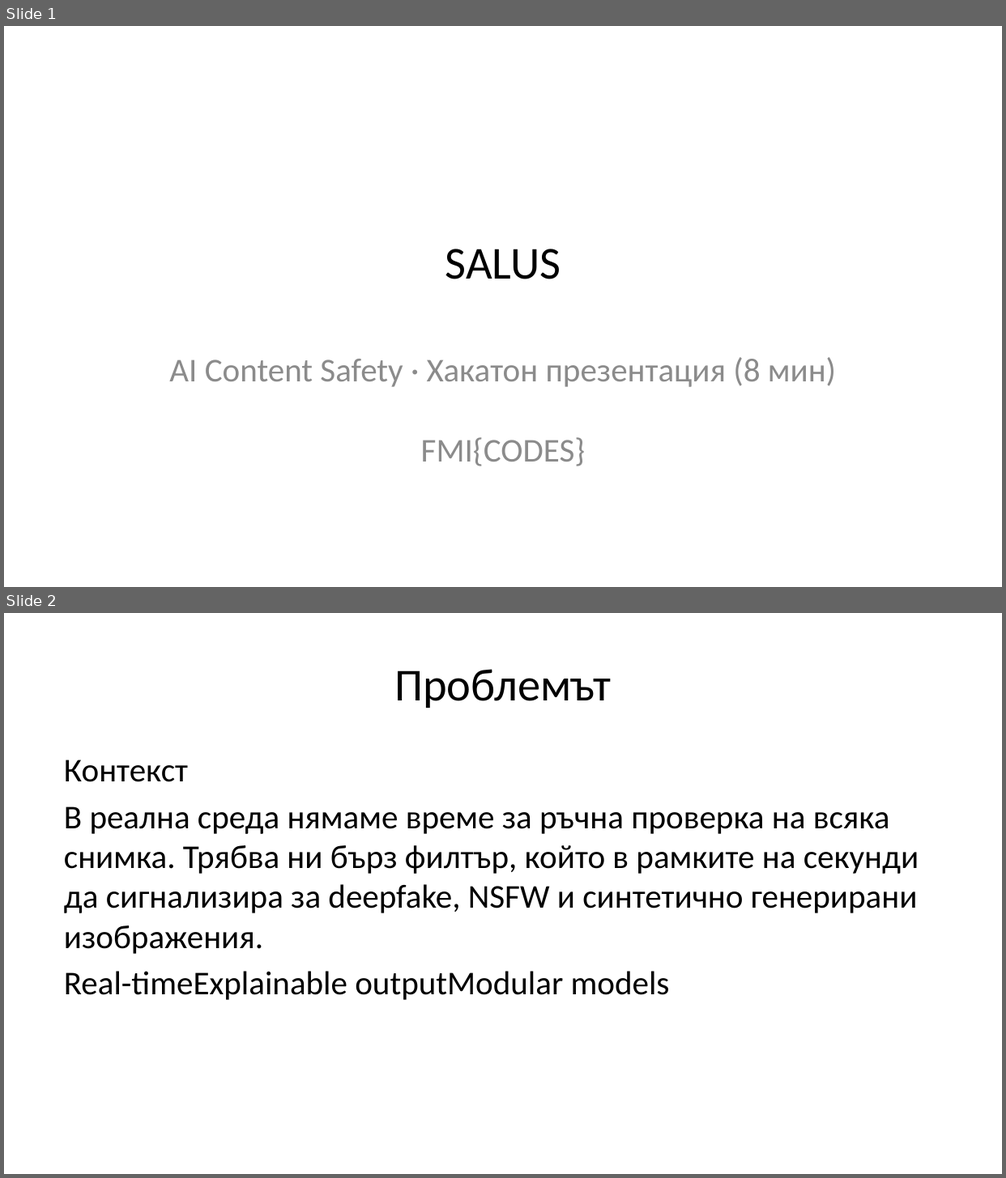
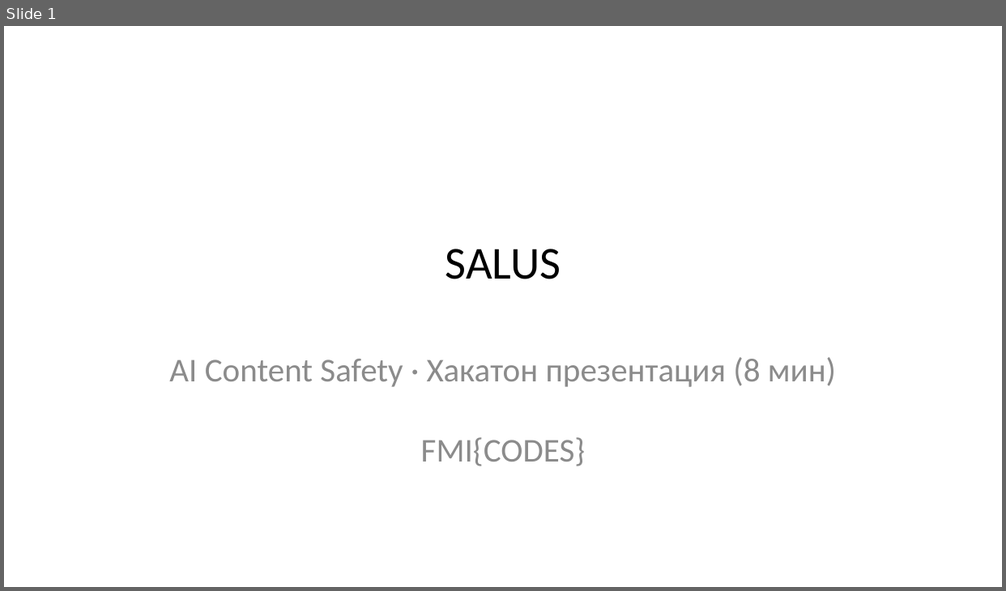
Before and after one commit to stoyanov-kaloyan/salus, a slide deck: presentation/salus_hackathon_bg.pptx. Shown one above the other, each under a label of ours: slides 1 and 2 before the commit, slide 1 after it. The pictures are 1006x1178 and 1006x591 pixels, drawn with LibreOffice and Linux fonts; fonts in the diff are those of the drawing. Boxes give left, top, right and bottom in pixels: in the first picture for what was removed or moved away, otherwise in the second. Text is boxed around its words. In the diff, an @@ line names an element or a change of style, - is before the commit and + after.

```diff
--- a/presentation/salus_hackathon_bg.pptx
+++ b/presentation/salus_hackathon_bg.pptx
@@ slide 2 removed at <box>4,613,1002,1174</box>, background #FFFFFF @@
@@ title removed at <box>394,669,611,708</box> @@
-Проблемът
@@ text removed at <box>64,760,918,1000</box> @@
-Контекст
-В реална среда нямаме време за ръчна проверка на всяка снимка. Трябва ни бърз филтър, който в рамките на секунди да сигнализира за deepfake, NSFW и синтетично генерирани изображения.
-Real-timeExplainable outputModular models
```
Also in this commit, not shown: 1 slide added, 4 other files.
